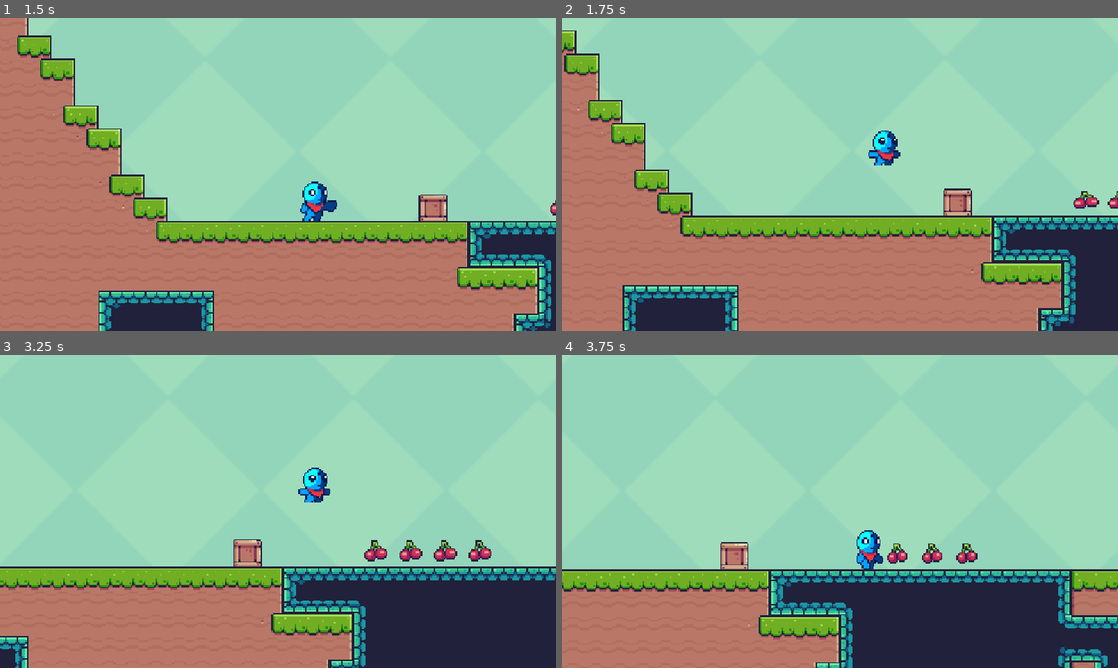
Above: before the commit, frames 1-4 (two rows, left to right).
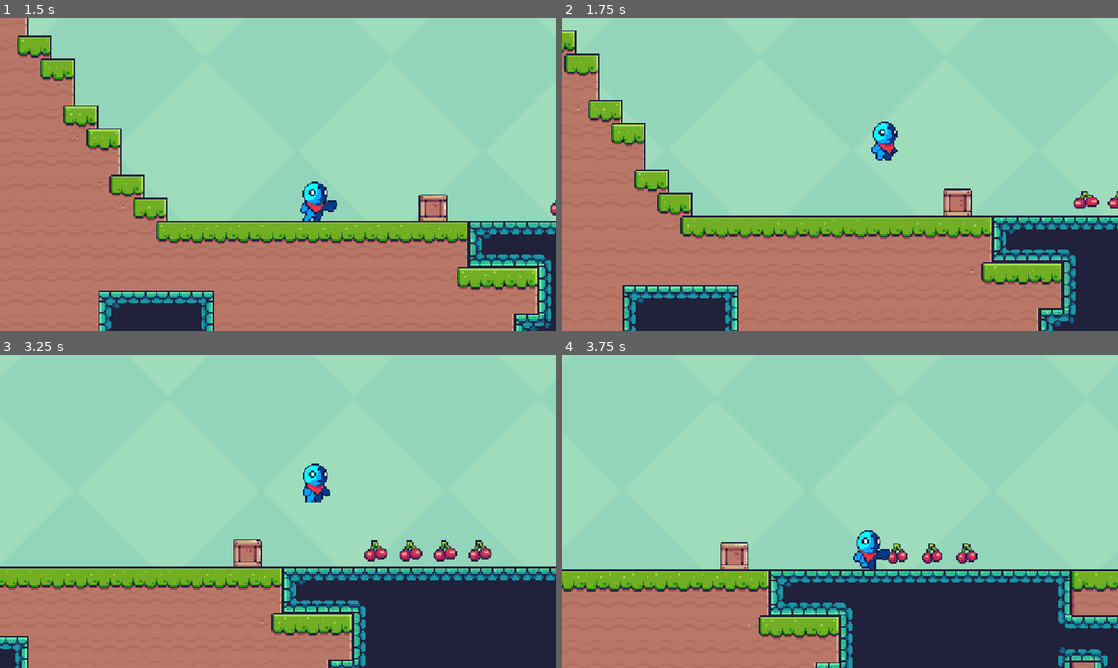
Above: after the commit, the same moments.

Repository: stbrunohenrique/Hack-n-slash
Game: Godot game, scene res://assets/entities/Menu/menu.tscn
Same seed, same stepped clock (60 frames per second), same inputs: the game is played once before the commit and once after it.
Inputs (mouse positions are in pixels of both pictures, inside the frame that each line leads up to):
- Up to frame 1 (1.5 s): click "START" at 0.5 s; tap Enter at 1.25 s; move the mouse to (400, 158) at 1.27 s; press the mouse at (400, 158) at 1.28 s; hold D (right) from 1.28 s (still down)
- Up to frame 2 (1.75 s): keep holding D (right); tap Space (jump) at 1.52, 1.55 s
- Up to frame 3 (3.25 s): tap Space (jump) at 1.82, 3.05 s; release D (right) at 2 s; release the mouse at (400, 495) at 2 s; drag from (166, 527) to (511, 555) at 2.02 s; move the mouse to (333, 442) at 2.77 s; press the mouse at (333, 442) at 2.78 s; hold D (right) from 2.78 s (still down)
- Up to frame 4 (3.75 s): release D (right) at 3.5 s; release the mouse at (895, 442) at 3.5 s; drag from (812, 574) to (1001, 567) at 3.52 s

Frame 1 is identical in both runs. In frame 2, 0.5% of the frame differs, in the area x 55-61%, y 33-48%; in frame 3, 0.3%; in frame 4, 0.2%.

Commit message:
Inimigo agora funciona + algumas coisas
- O inimigo se movimenta aleatoriamente e segue o jogador (ou pelo menos deveria) quando este entra na sua área.
- O jogador agora leva dano ao chegar perto do inimigo (teste) e ao cair em um certo lugar (teste):
  Quando seu hp chega a 0, o jogador 'morre' e retorna ou ao início do mapa, ou ao checkpoint pego.
- Gancho ativo para testes, mas ainda está bugado
- Falta dar merge na branch 'eduardo/gameover', mas tá dando conflito e não sei resolver ainda.

Diff:
--- a/assets/entities/Enemy/inimigo.gd
+++ b/assets/entities/Enemy/inimigo.gd
@@ -19,14 +19,24 @@
 var knockbackForce = 200
 var isRoaming: bool = true
 
+var targetPos: Vector2
+
+@onready var zone = $Zone
+@onready var rayL = $LeftRay
+@onready var rayR = $LeftRay
 @onready var anim = $AnimatedSprite2D
+
+signal dealing_damage(damage)
 
 
 func _process(delta):
+	handlingAnimation()
+
+func _physics_process(delta: float) -> void:
+	move(delta)
+	move_and_slide()
 	gravityHandling(delta)
-	move(delta)
-	handlingAnimation()
-	move_and_slide()
+	chase(delta)
 
 func handlingAnimation():
 	if abs(velocity.x) > 0:
@@ -67,6 +77,23 @@
 
 func dealdamage():
 	dealingDamage = true
-	#PlayerVariables.hp -= damage
+	$AttackTimer.start()
 	dealingDamage = false
 	velocity.x = 0
+
+func chase(delta):
+	if isChasing:
+		pass
+
+func _on_zone_body_entered(body: Node2D) -> void:
+	if body.is_in_group("Player"):
+		isChasing = true
+		targetPos = body.position
+		dealdamage()
+
+func _on_zone_body_exited(body: Node2D) -> void:
+	if body.is_in_group("Player"):
+		isChasing = false
+
+func _on_attack_timer_timeout() -> void:
+	emit_signal("dealing_damage", damage)
--- a/assets/entities/Enemy/inimigo.tscn
+++ b/assets/entities/Enemy/inimigo.tscn
@@ -218,9 +218,14 @@
 }]
 
 [sub_resource type="RectangleShape2D" id="RectangleShape2D_lx68f"]
-size = Vector2(15, 25)
+size = Vector2(15, 26)
+
+[sub_resource type="CircleShape2D" id="CircleShape2D_bpqnb"]
+radius = 33.0
 
 [node name="inimigo" type="CharacterBody2D" groups=["Enemy"]]
+collision_layer = 4
+collision_mask = 6
 script = ExtResource("1_8nda6")
 
 [node name="AnimatedSprite2D" type="AnimatedSprite2D" parent="."]
@@ -230,10 +235,11 @@
 autoplay = "idle"
 
 [node name="Collision" type="CollisionShape2D" parent="." groups=["Enemy"]]
-position = Vector2(-0.5, -0.5)
+position = Vector2(0, 3)
 shape = SubResource("RectangleShape2D_lx68f")
 
 [node name="DirectionTimer" type="Timer" parent="."]
+autostart = true
 
 [node name="LeftRay" type="RayCast2D" parent="."]
 target_position = Vector2(-30, 0)
@@ -242,7 +248,16 @@
 target_position = Vector2(30, 0)
 
 [node name="AttackTimer" type="Timer" parent="."]
-wait_time = 1.5
+process_callback = 0
 one_shot = true
 
+[node name="Zone" type="Area2D" parent="."]
+
+[node name="Collision" type="CollisionShape2D" parent="Zone"]
+shape = SubResource("CircleShape2D_bpqnb")
+debug_color = Color(1, 0.6, 0.701961, 0.419608)
+
 [connection signal="timeout" from="DirectionTimer" to="." method="_on_direction_timer_timeout"]
+[connection signal="timeout" from="AttackTimer" to="." method="_on_attack_timer_timeout"]
+[connection signal="body_entered" from="Zone" to="." method="_on_zone_body_entered"]
+[connection signal="body_exited" from="Zone" to="." method="_on_zone_body_exited"]
--- a/assets/entities/Player/player.gd
+++ b/assets/entities/Player/player.gd
@@ -76,6 +76,7 @@
 var isHooked: bool = false
 var isAttacking: bool = false
 var comboRequested: bool = false
+var isOnAir: bool = false
 
 
 #INFO Pode fazer algo
@@ -147,7 +148,7 @@
 	player_movement(delta)
 	hook_shot()
 	emit_signal("current_position", global_position)
-	respawn()
+	handlingDamage()
 
 func handlingAnimation():
 	#INFO Handling animation scale
@@ -174,15 +175,11 @@
 		elif abs(velocity.x) < 15 and is_on_floor():
 			anim.play("idle")
 
-		#INFO Handling animations - jump
-		if abs(velocity.y) > 0 or !is_on_floor():
-			anim.play("jump")
-
 func respawn():
-	if position.x < 254:
-		input_pause(1)
-		await get_tree().create_timer(1).timeout
-		position = $"../Level/Marker2D".position
+	input_pause(1)
+	await get_tree().create_timer(1).timeout
+	hp = maxHP
+	position = $"../Level/Marker2D".position
 
 func player_movement(delta):
 	#INFO Get player input
@@ -226,11 +223,13 @@
 
 func jump_handling():
 	if is_on_floor():
+		isOnAir = false
 		isGravityActive = false
 		coyoteTimer = coyoteTime
 		jumpCount = jumps
 		wasHooking = false
 	if not is_on_floor():
+		isOnAir = true
 		isGravityActive = true
 		if coyoteTimer > 0:
 			coyoteTimer -= 1
@@ -257,6 +256,8 @@
 		jumpBufferTimer = jumpBufferTime
 	elif jumpTap and jumpCount > 0:
 		jump()
+		if is_on_floor() or is_on_wall():
+			anim.play("jump")
 
 	if jumpBufferTimer > 0:
 		jumpBufferTimer -= 1
@@ -415,3 +416,8 @@
 	if hp == 0:
 		isDead = true
 		emit_signal("death")
+		respawn()
+
+func _on_inimigo_dealing_damage(damage: Variant) -> void:
+	hp -= damage
+	print(hp)
--- a/assets/entities/Player/player.tscn
+++ b/assets/entities/Player/player.tscn
@@ -332,12 +332,13 @@
 size = Vector2(16, 32)
 
 [node name="Player" type="CharacterBody2D" node_paths=PackedStringArray("anim", "col") groups=["Player"]]
-collision_mask = 7
+collision_mask = 3
 script = ExtResource("1_t3jm7")
 maxSpeed = 260.0
 timeToReachZeroSpeed = 0.15
 anim = NodePath("AnimatedSprite2D")
 col = NodePath("CollisionShape2D")
+canHook = true
 
 [node name="CollisionShape2D" type="CollisionShape2D" parent="."]
 position = Vector2(-1.5, 4)
--- a/assets/levels/testlevel.gd
+++ b/assets/levels/testlevel.gd
@@ -1,6 +1,15 @@
 extends Node2D
+
+
 
 func _ready() -> void:
 	if Engine.is_editor_hint():
 		#I'm in the editor
 		$ParallaxBG.visible = false
+
+func _physics_process(delta: float) -> void:
+	pass
+
+func _on__body_entered(body: Node2D) -> void:
+	if body.is_in_group("Player"):
+		$Player.hp -= 1
--- a/assets/levels/testlevel.tscn
+++ b/assets/levels/testlevel.tscn
@@ -517,6 +517,9 @@
 &"default": SubResource("Animation_x4tki")
 }
 
+[sub_resource type="RectangleShape2D" id="RectangleShape2D_tfgd3"]
+size = Vector2(128, 16)
+
 [node name="Testlevel" type="Node2D"]
 position = Vector2(0, -64)
 script = ExtResource("1_ot6a7")
@@ -621,8 +624,18 @@
 
 [node name="Enemies" type="Node2D" parent="Level"]
 
-[node name="inimigo" parent="Level/Enemies" instance=ExtResource("9_tfgd3")]
-position = Vector2(1285, 963)
+[node name="Inimigo" parent="Level/Enemies" instance=ExtResource("9_tfgd3")]
+position = Vector2(2270, 680)
+
+[node name="Cautious" type="Node2D" parent="Level"]
+
+[node name="01" type="Area2D" parent="Level/Cautious"]
+position = Vector2(1776, 856)
+metadata/_edit_group_ = true
+
+[node name="Collision" type="CollisionShape2D" parent="Level/Cautious/01"]
+shape = SubResource("RectangleShape2D_tfgd3")
+debug_color = Color(0.933615, 0.17746, 0.474389, 0.42)
 
 [node name="Player" parent="." instance=ExtResource("2_cvbjm")]
 position = Vector2(516, 453)
@@ -663,6 +676,8 @@
 
 [connection signal="break_crate" from="Level/Items/Box" to="Player" method="_on_box_break_crate"]
 [connection signal="get_cherry" from="Level/Items/Cherries/Cherry" to="Player" method="_on_cherry_get_cherry"]
+[connection signal="dealing_damage" from="Level/Enemies/Inimigo" to="Player" method="_on_inimigo_dealing_damage"]
+[connection signal="body_entered" from="Level/Cautious/01" to="." method="_on__body_entered"]
 [connection signal="death" from="Player" to="Level/Flags/Checkpoint" method="_on_player_death"]
 [connection signal="facing_direction_changed" from="Player" to="Camera2D" method="_on_player_facing_direction_changed"]
 [connection signal="max_velocity_reached" from="Player" to="Camera2D" method="_on_player_max_velocity_reached"]
Not shown: 1 places in assets/entities/Enemy/inimigo.tscn that only renumber resources
Not shown: 2 places in assets/levels/testlevel.tscn that only renumber resources
Not shown: 1 places in assets/stuffs/checkpoint.tscn that only renumber resources
